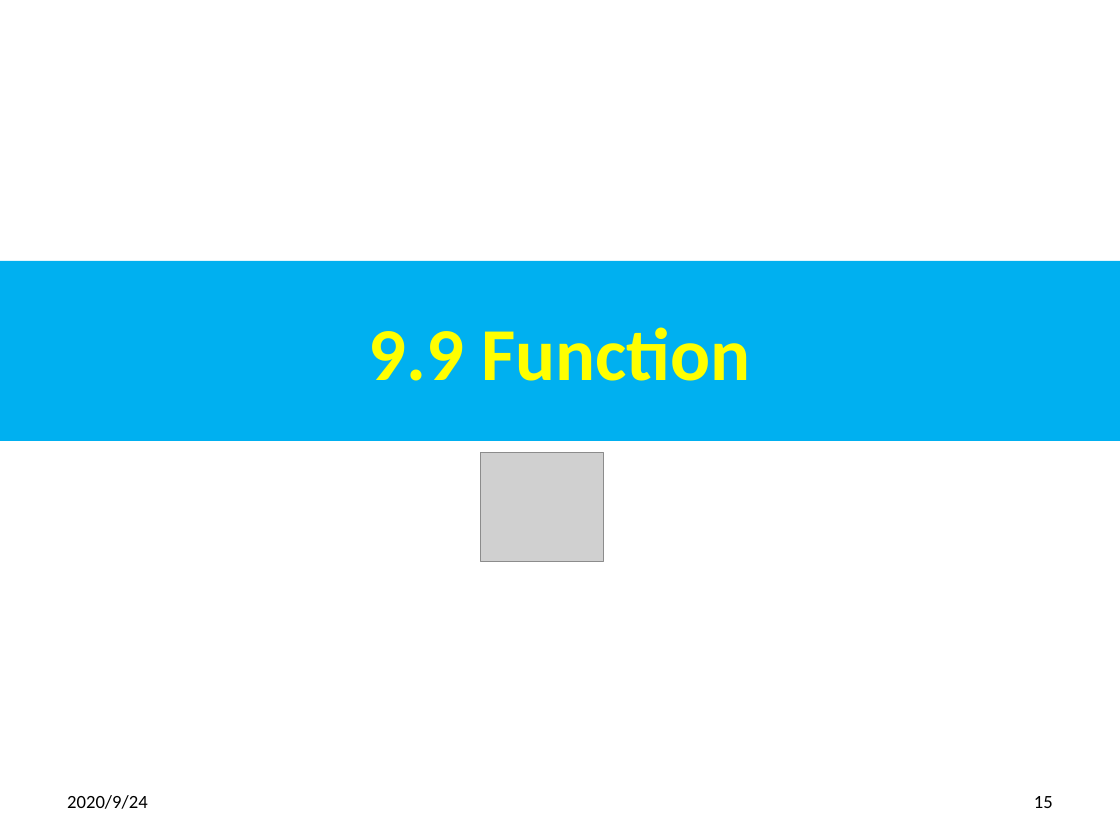
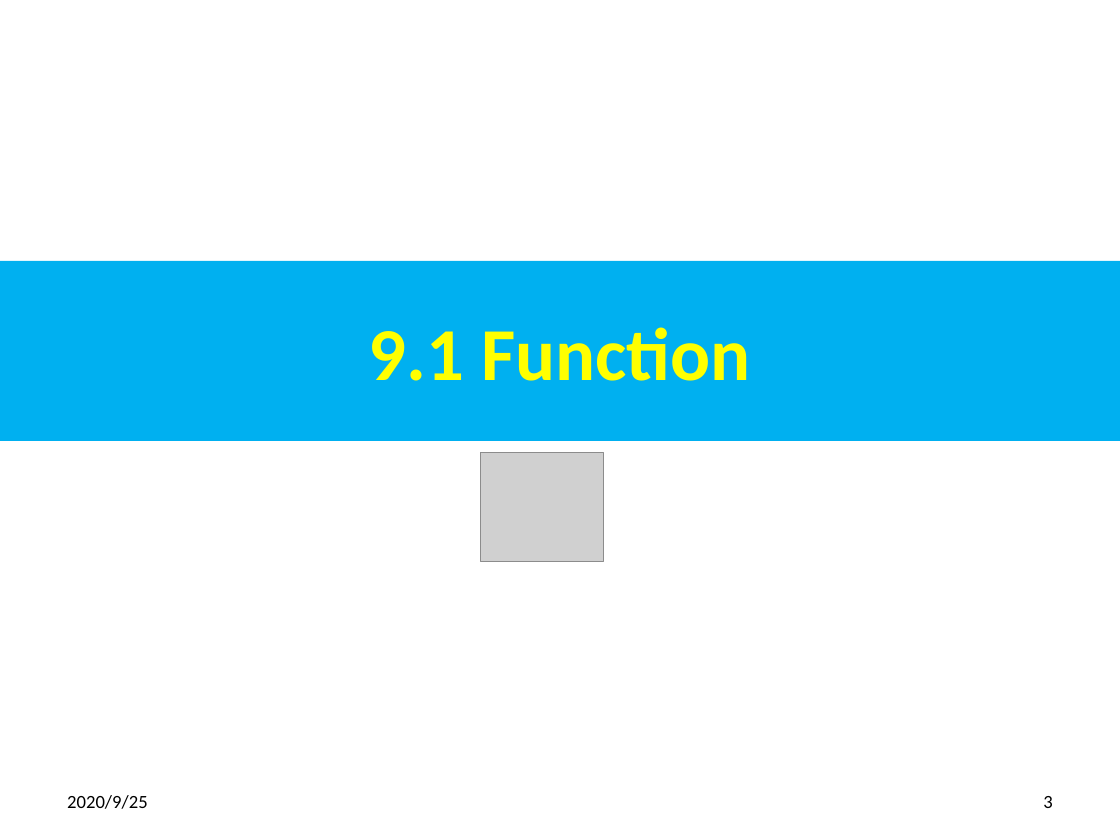
Before and after one commit to peterhchen/900_Python_ML_DS_DL, a slide deck: slide 3 of 009_Function.pptx (slide 15 before the commit). Drawn at 1120x840 pixels with LibreOffice and Linux fonts; fonts in the diff are those of the drawing; grey boxes stand for pictures. Boxes give left, top, right and bottom in pixels: in the first picture for what was removed or moved away, otherwise in the second. Text is boxed around its words. In the diff, an @@ line names an element or a change of style, - is before the commit and + after.

```diff
--- a/009_Function.pptx
+++ b/009_Function.pptx
@@ title at [369,327,750,381]: text changed @@
-9.9 Function
+9.1 Function
@@ text at [67,795,148,809]: text changed @@
-2020/9/24
+2020/9/25
@@ page number at [1043,796,1052,808]: text changed @@
-15
+3
```
Also in this commit, not shown: 4 other slides changed, 13 slides removed, 2 other files.
